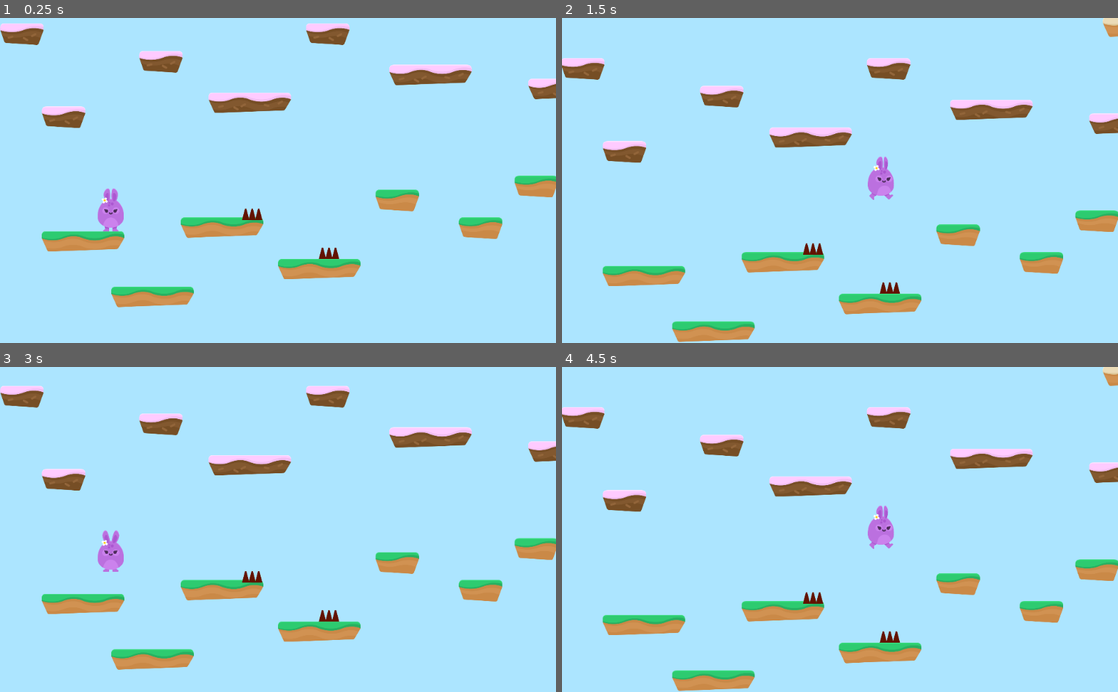
Above: before the commit, frames 1-4 (two rows, left to right).
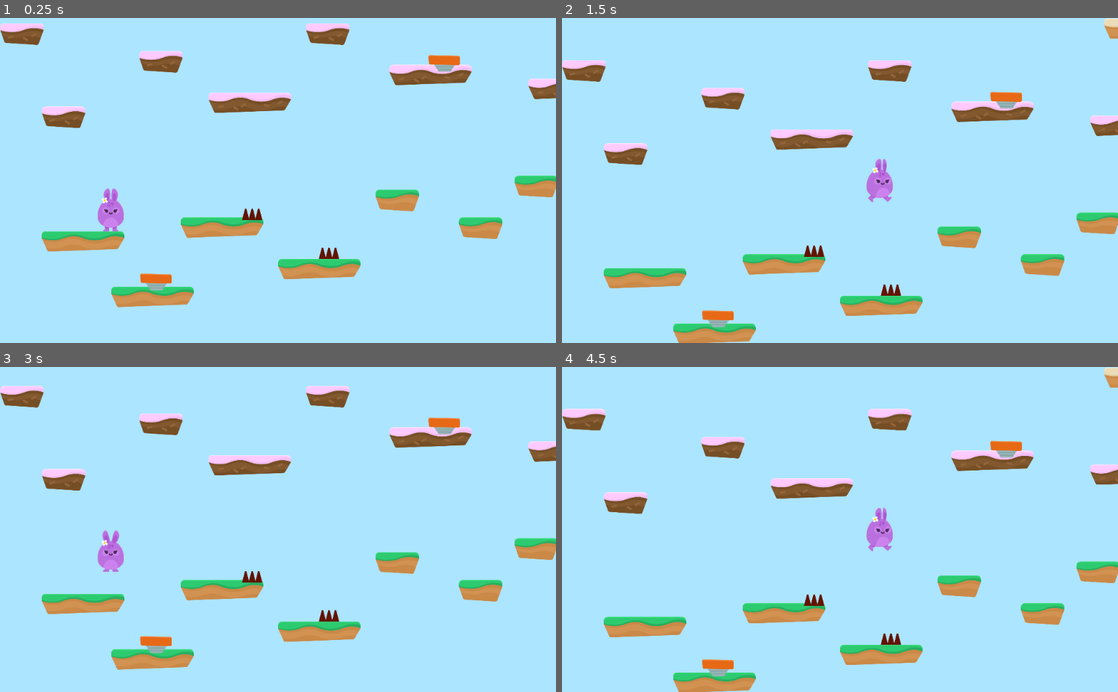
Above: after the commit, the same moments.

Repository: Eggsquisite/Hoppy_Days
Game: Godot game, scene res://Levels/Level1.tscn
The game is run twice, just before and just after one commit, with the same random seed, the same clock (stepped at 60 frames per second) and the same inputs.
Inputs (mouse positions are in pixels of both pictures, inside the frame that each line leads up to):
- Up to frame 1 (0.25 s): no input
- Up to frame 2 (1.5 s): hold D (right) from 0.53 s (still down); tap W (jump) at 0.6, 0.77, 1.07, 1.35 s
- Up to frame 3 (3 s): tap W (jump) at 1.52, 1.82, 2.1 s; release D (right) at 2.03 s; hold A (left) 2.03-2.75 s; click (177, 575) at 2.75 s
- Up to frame 4 (4.5 s): hold D (right) from 3.53 s (still down); tap W (jump) at 3.6, 3.77, 4.07, 4.35 s

The runs differ from the first frame. In frame 1, 0.5% of the frame differs, in the area x 25-83%, y 11-84%; in frame 2, 4.7%, in the area x 0-100%, y 0-100%; in frame 3, 0.5%; in frame 4, 4.6%.

Commit message:
Added jumppads, similar to spikes

Diff:
--- /dev/null
+++ b/Items/JumpPad.gd
@@ -0,0 +1,7 @@
+extends Area2D
+
+
+func _on_JumpPad_body_entered(body):
+	$AnimationPlayer.play("boost")
+	if body.has_method("boost"):
+		body.boost()
--- /dev/null
+++ b/Items/JumpPad.tscn
@@ -0,0 +1,54 @@
+[gd_scene load_steps=8 format=2]
+
+[ext_resource path="res://GFX/Items/spring_in.png" type="Texture" id=1]
+[ext_resource path="res://GFX/Items/spring.png" type="Texture" id=2]
+[ext_resource path="res://Items/JumpPad.gd" type="Script" id=3]
+[ext_resource path="res://GFX/Items/spring_out.png" type="Texture" id=4]
+
+[sub_resource type="SpriteFrames" id=1]
+animations = [ {
+"frames": [ ExtResource( 2 ), ExtResource( 1 ) ],
+"loop": true,
+"name": "default",
+"speed": 1.5
+}, {
+"frames": [ ExtResource( 1 ), ExtResource( 4 ) ],
+"loop": false,
+"name": "boost",
+"speed": 20.0
+} ]
+
+[sub_resource type="RectangleShape2D" id=2]
+extents = Vector2( 72.1854, 35.1586 )
+
+[sub_resource type="Animation" id=3]
+resource_name = "boost"
+length = 2.0
+tracks/0/type = "value"
+tracks/0/path = NodePath("AnimatedSprite:animation")
+tracks/0/interp = 1
+tracks/0/loop_wrap = true
+tracks/0/imported = false
+tracks/0/enabled = true
+tracks/0/keys = {
+"times": PoolRealArray( 0, 1.5, 2 ),
+"transitions": PoolRealArray( 1, 1, 1 ),
+"update": 1,
+"values": [ "boost", "boost", "default" ]
+}
+
+[node name="JumpPad" type="Area2D"]
+collision_layer = 8
+script = ExtResource( 3 )
+
+[node name="AnimatedSprite" type="AnimatedSprite" parent="."]
+frames = SubResource( 1 )
+playing = true
+
+[node name="CollisionShape2D" type="CollisionShape2D" parent="."]
+visible = false
+shape = SubResource( 2 )
+
+[node name="AnimationPlayer" type="AnimationPlayer" parent="."]
+anims/boost = SubResource( 3 )
+[connection signal="body_entered" from="." to="." method="_on_JumpPad_body_entered"]
--- a/Levels/Level1.tscn
+++ b/Levels/Level1.tscn
@@ -1,8 +1,10 @@
-[gd_scene load_steps=4 format=2]
+[gd_scene load_steps=6 format=2]
 
 [ext_resource path="res://Player/Player.tscn" type="PackedScene" id=1]
 [ext_resource path="res://Levels/Tileset.tres" type="TileSet" id=2]
 [ext_resource path="res://Hazards/SpikeTop.tscn" type="PackedScene" id=3]
+[ext_resource path="res://SFX/Chiptune_Adventures_1.ogg" type="AudioStream" id=4]
+[ext_resource path="res://Items/JumpPad.tscn" type="PackedScene" id=5]
 
 [node name="Level1" type="Node2D"]
 
@@ -50,3 +52,22 @@
 
 [node name="SpikeTop11" parent="Hazards" instance=ExtResource( 3 )]
 position = Vector2( 9578.76, 47.4849 )
+
+[node name="Items" type="Node" parent="."]
+
+[node name="JumpPad" parent="Items" instance=ExtResource( 5 )]
+position = Vector2( 717.71, 682.223 )
+
+[node name="JumpPad2" parent="Items" instance=ExtResource( 5 )]
+position = Vector2( 2044.86, -326.224 )
+
+[node name="JumpPad3" parent="Items" instance=ExtResource( 5 )]
+position = Vector2( 5669.57, -12.2736 )
+
+[node name="JumpPad4" parent="Items" instance=ExtResource( 5 )]
+position = Vector2( 7201.27, -597.363 )
+
+[node name="BGM" type="AudioStreamPlayer" parent="."]
+stream = ExtResource( 4 )
+volume_db = -10.0
+autoplay = true
--- a/Player/Player.gd
+++ b/Player/Player.gd
@@ -5,8 +5,11 @@
 const UP = Vector2.UP		# Vector2(0, -1)
 const JUMP_SPEED = 2500
 const WORLD_LIMIT = 3000
+const BOOST_MULTIPLIER = 2
+const HURT_MULTIPLIER = 1.25
 
 signal animate
+
 var lives = 3
 var isJumping = false 	 	# bool flag to smooth jumping right after moving left/right
 var motion = Vector2.ZERO
@@ -35,6 +38,7 @@
 	if Input.is_action_just_pressed("jump") and isJumping == false:
 		isJumping = true
 		motion.y -= JUMP_SPEED	# negative y values go up
+		$JumpSFX.play()
 
 
 func Move():
@@ -50,11 +54,20 @@
 	emit_signal("animate", motion)
 
 
+func boost():
+	position.y -= 1
+	motion.y = 0
+	yield(get_tree(), "idle_frame")
+	motion.y -= JUMP_SPEED * BOOST_MULTIPLIER
+
+
 func hurt():
 	position.y -= 1
+	motion.y = 0
 	yield(get_tree(), "idle_frame") 	# wait a frame, then jump will work as it's not affected by gravity when is_on_floor
-	motion.y -= JUMP_SPEED
+	motion.y -= JUMP_SPEED * HURT_MULTIPLIER
 	lives -= 1
+	$HurtSFX.play()
 	if lives <= 0:
 		end_game()
 
--- a/Player/Player.tscn
+++ b/Player/Player.tscn
@@ -6,6 +6,8 @@
 [ext_resource path="res://GFX/Background/bg_layer2.png" type="Texture" id=4]
 [ext_resource path="res://GFX/Background/bg_layer3.png" type="Texture" id=5]
 [ext_resource path="res://GFX/Background/bg_layer4.png" type="Texture" id=6]
+[ext_resource path="res://SFX/jump1.ogg" type="AudioStream" id=7]
+[ext_resource path="res://SFX/pain.ogg" type="AudioStream" id=8]
 
 [sub_resource type="CapsuleShape2D" id=1]
 radius = 60.5018
@@ -13,7 +15,7 @@
 
 [node name="Player" type="KinematicBody2D"]
 position = Vector2( 1159.6, 673.824 )
-collision_mask = 6
+collision_mask = 14
 script = ExtResource( 2 )
 __meta__ = {
 "_edit_group_": true
@@ -80,4 +82,12 @@
 __meta__ = {
 "_edit_use_anchors_": false
 }
+
+[node name="JumpSFX" type="AudioStreamPlayer" parent="."]
+stream = ExtResource( 7 )
+volume_db = -7.5
+
+[node name="HurtSFX" type="AudioStreamPlayer" parent="."]
+stream = ExtResource( 8 )
+volume_db = -7.5
 [connection signal="animate" from="." to="PlayerAnimation" method="_on_Player_animate"]
--- /dev/null
+++ b/default_bus_layout.tres
@@ -0,0 +1,4 @@
+[gd_resource type="AudioBusLayout" format=2]
+
+[resource]
+bus/0/volume_db = 0.267241
--- a/project.godot
+++ b/project.godot
@@ -43,6 +43,7 @@
 2d_physics/layer_1="Player"
 2d_physics/layer_2="Terrain"
 2d_physics/layer_3="Hazards"
+2d_physics/layer_4="Items"
 
 [rendering]
 
Not shown: 1 places in Player/Player.tscn that only renumber resources
Not shown, changed: SFX/jump1.ogg.import
Not shown, changed: SFX/pain.ogg.import
